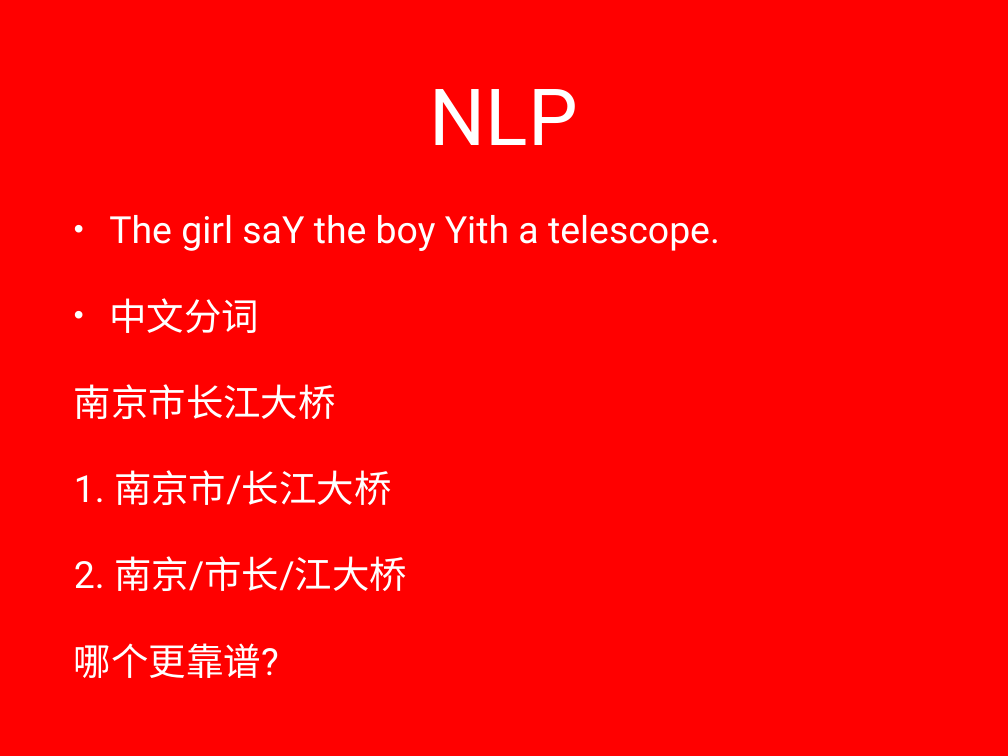
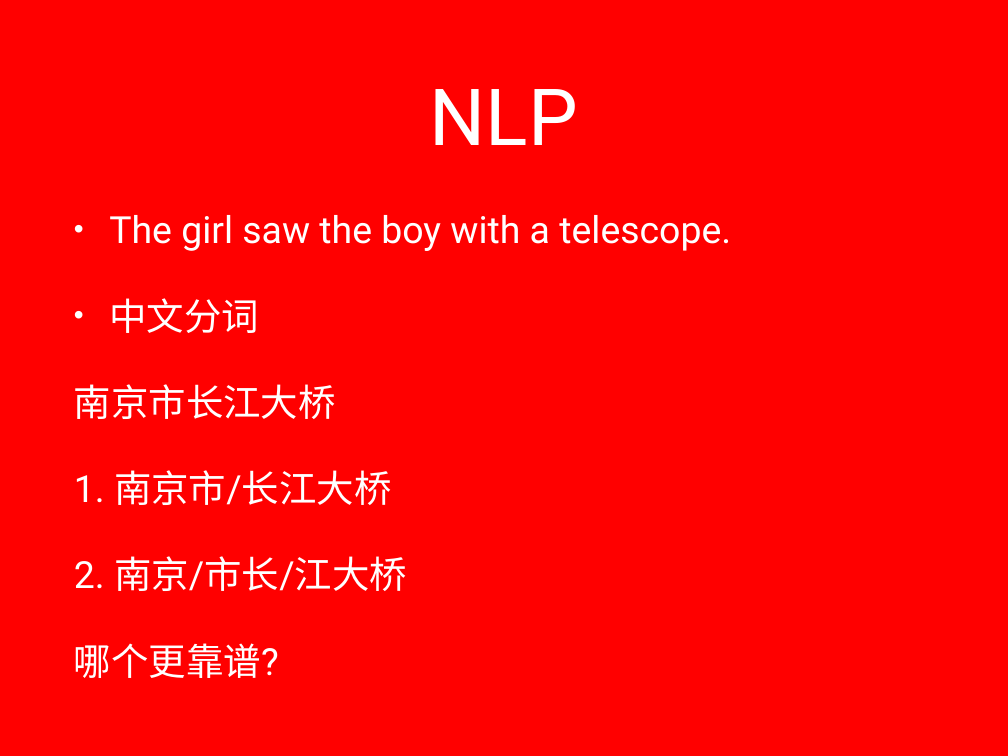
Before and after one commit to lizhanhui/ml, a slide deck: slide 15 of doc/presentation.pptx. Drawn at 1008x756 pixels with LibreOffice and Linux fonts; fonts in the diff are those of the drawing; background and template pictures are left out. Boxes give left, top, right and bottom in pixels: in the first picture for what was removed or moved away, otherwise in the second. Text is boxed around its words. In the diff, an @@ line names an element or a change of style, - is before the commit and + after.

Commit message:
fix typo

```diff
--- a/doc/presentation.pptx
+++ b/doc/presentation.pptx
@@ text at [109, 215, 731, 251]: text changed @@
-• The girl saY the boy Yith a telescope.
+• The girl saw the boy with a telescope.
```
Also in this commit, not shown: 1 other slide changed.
